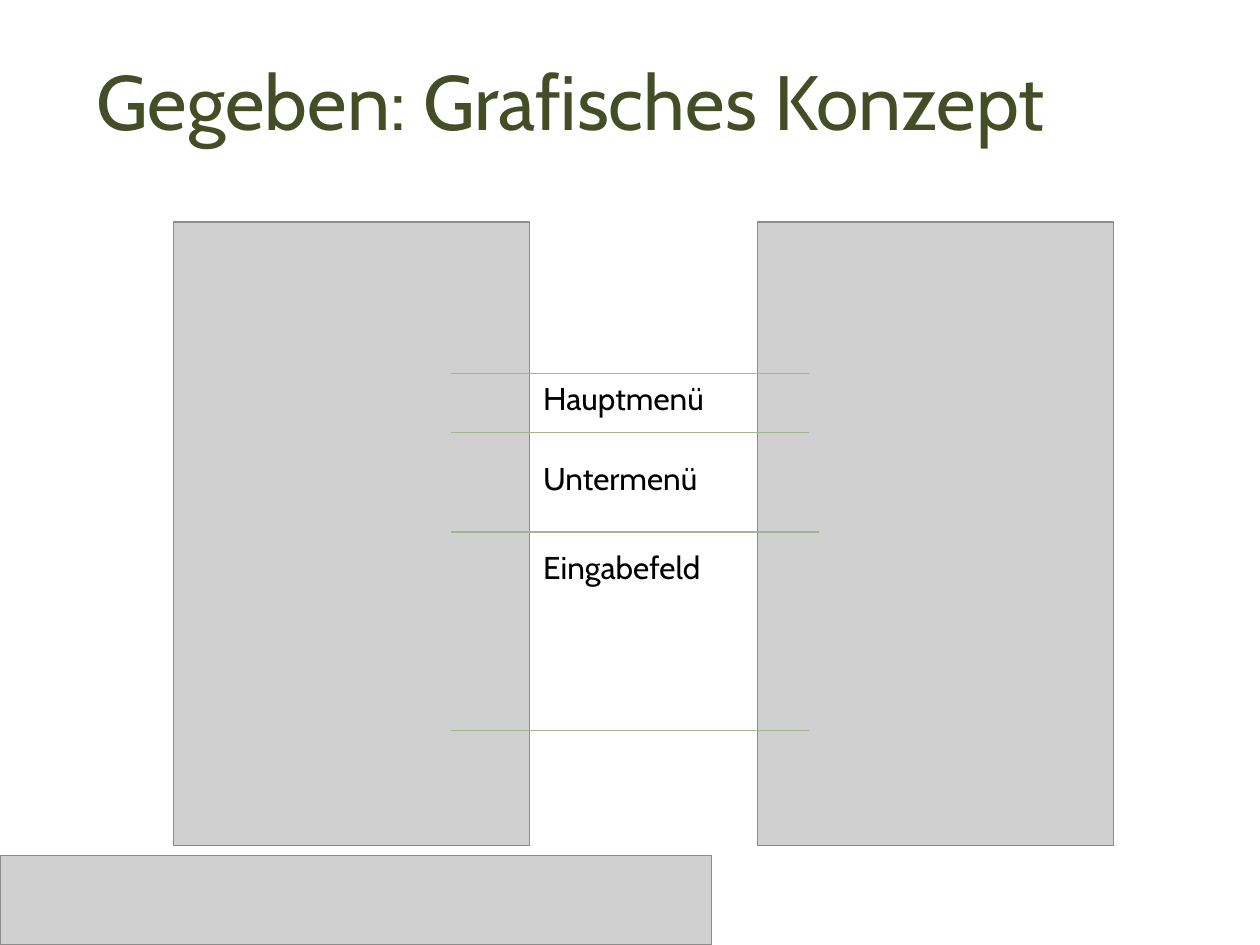
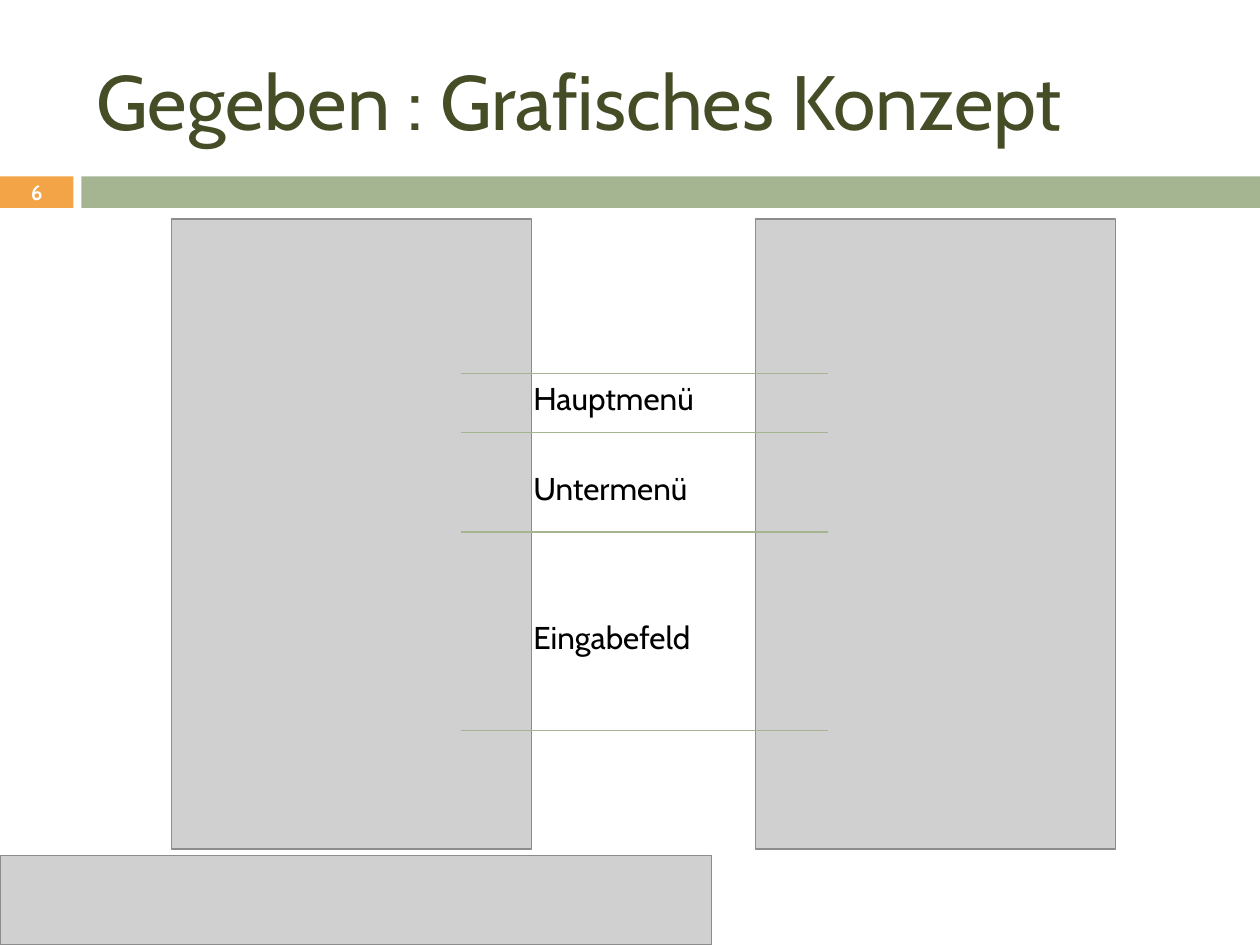
Before and after one commit to janhelmle/weiterbildung_fachinformatiker_ihk_projektantrag, a slide deck: slide 6 of praesentation/Projektpräsentation.pptx. Drawn at 1260x945 pixels with LibreOffice and Linux fonts; fonts in the diff are those of the drawing; grey boxes stand for pictures. Boxes give left, top, right and bottom in pixels: in the first picture for what was removed or moved away, otherwise in the second. Text is boxed around its words. In the diff, an @@ line names an element or a change of style, - is before the commit and + after.

```diff
--- a/praesentation/Projektpräsentation.pptx
+++ b/praesentation/Projektpräsentation.pptx
@@ title at <box>96,72,1061,147</box>: spaces changed @@
-Gegeben: Grafisches Konzept
+Gegeben : Grafisches Konzept
@@ rectangle added at <box>0,176,73,208</box>, fill #F3A447 @@
@@ rectangle added at <box>82,176,1260,208</box>, fill #A5B592 @@
@@ page number added at <box>31,185,43,201</box>, 11.9 pt, text #FFFFFF, bold @@
+6
@@ picture: place and size @@
-picture at <box>174,222,530,845</box>
+picture at <box>171,219,532,849</box>
@@ picture: place and size @@
-picture at <box>757,222,1114,845</box>
+picture at <box>756,219,1116,849</box>
@@ line moved from (451, 373) - (809, 373) to (461, 373) - (828, 373) @@
@@ text "Hauptmenü": place and size @@
-text "Hauptmenü" at <box>543,388,704,418</box>
+text "Hauptmenü" at <box>533,388,694,418</box>
@@ line moved from (451, 433) - (809, 433) to (461, 433) - (828, 433) @@
@@ text "Untermenü": place and size @@
-text "Untermenü" at <box>543,468,697,491</box>
+text "Untermenü" at <box>533,478,687,501</box>
@@ line moved from (451, 532) - (819, 532) to (461, 532) - (828, 532) @@
@@ text "Eingabefeld": place and size @@
-text "Eingabefeld" at <box>543,555,700,586</box>
+text "Eingabefeld" at <box>533,625,690,656</box>
@@ line moved from (451, 731) - (809, 731) to (461, 731) - (828, 731) @@
```
Also in this commit, not shown: 2 other slides changed, 1 other file.
